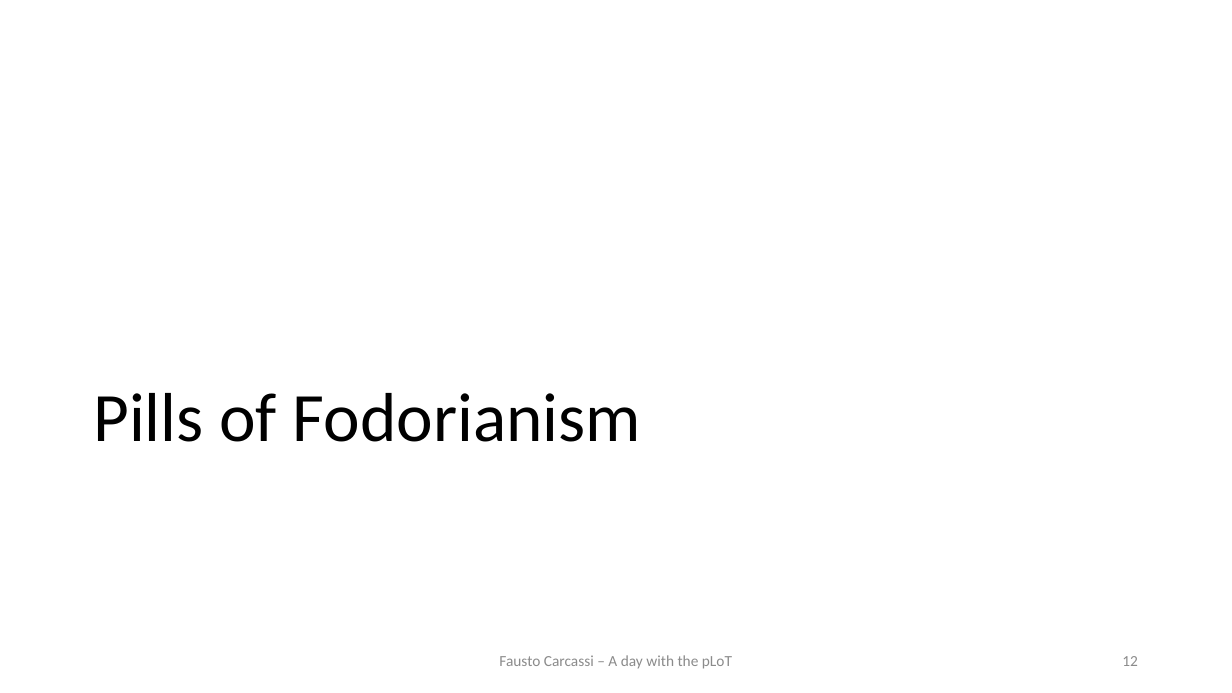
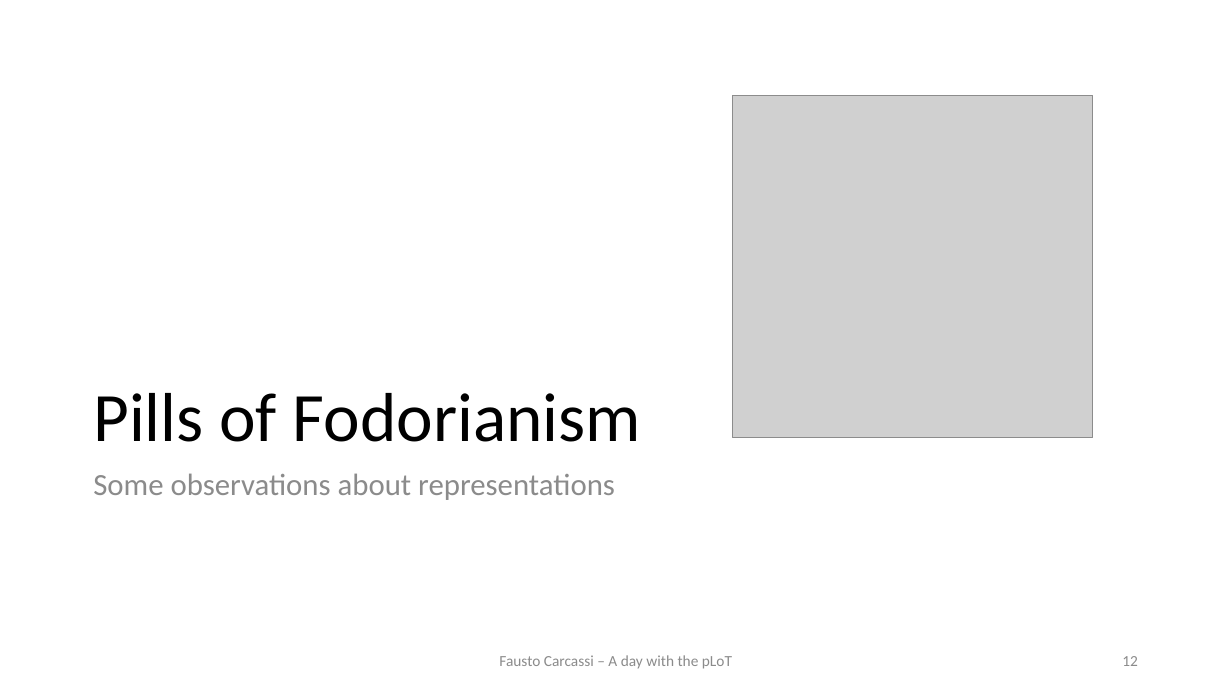
Before and after one commit to thelogicalgrammar/pLoT_workshop, a slide deck: slide 12 of book/lectures/1.pptx. Drawn at 1232x693 pixels with LibreOffice and Linux fonts; fonts in the diff are those of the drawing; grey boxes stand for pictures. Boxes give left, top, right and bottom in pixels: in the first picture for what was removed or moved away, otherwise in the second. Text is boxed around its words. In the diff, an @@ line names an element or a change of style, - is before the commit and + after.

```diff
--- a/book/lectures/1.pptx
+++ b/book/lectures/1.pptx
@@ picture added at (733, 95, 1093, 438) @@
@@ text added at (93, 473, 615, 500), 24 pt, text #8C8C8C @@
+Some observations about representations
```
Also in this commit, not shown: 5 other slides changed, 1 slide added, 8 other files.
